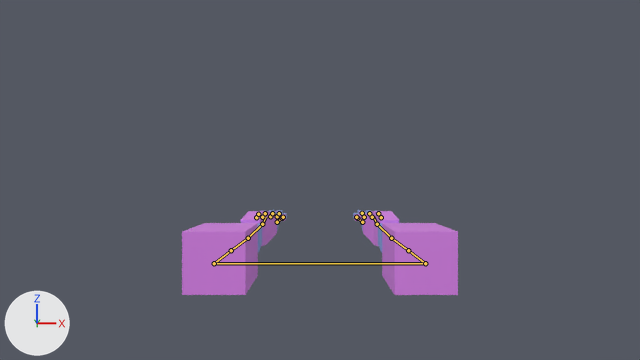
The Blender file assets/raw/arms.blend: old version first, new version second.
Both versions are drawn from the file's camera 'Camera'. The axes (+X, +Y, +Z) are drawn at lower left. The lights are the same throughout. The bones that bend it are drawn over the model as lines.
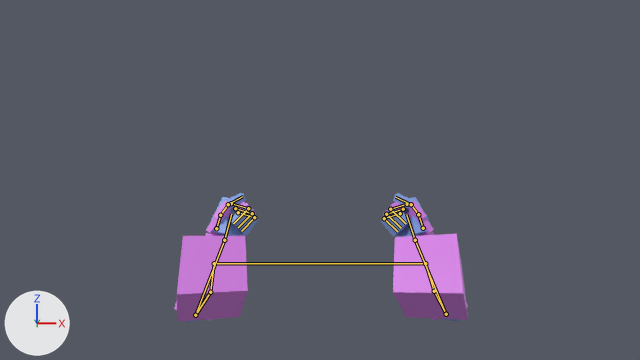
The newer file adds an action. The first version stands in its rest pose; the second is drawn at frame 20 of the action 'FistsUp'.

Location of each change, (x1, y1, x2, y2) in pixels of the pictures (640 x 360 px):
'Cube', posed (6% wider, 52% taller)
    before: (182, 210, 458, 295)
    after: (174, 193, 468, 323)
bone 'shoulder_r', root to tip
    before: (425, 263) to (408, 250)
    after: (425, 263) to (434, 291)
bone 'upper_r', root to tip
    before: (408, 250) to (391, 238)
    after: (434, 291) to (446, 314)
bone 'lower_r', root to tip
    before: (391, 238) to (377, 224)
    after: (446, 314) to (415, 240)
bone 'palm_r', root to tip
    before: (377, 224) to (373, 217)
    after: (415, 240) to (406, 214)
bone 'finger_c_1_r', root to tip
    before: (381, 217) to (378, 213)
    after: (400, 213) to (384, 218)
bone 'finger_c_2_r', root to tip
    before: (378, 213) to (376, 214)
    after: (384, 218) to (397, 231)
bone 'finger_b_1_r', root to tip
    before: (372, 217) to (369, 213)
    after: (403, 209) to (386, 214)
bone 'finger_b_2_r', root to tip
    before: (369, 213) to (367, 213)
    after: (386, 214) to (401, 228)
bone 'finger_a_1_r', root to tip
    before: (364, 217) to (362, 213)
    after: (407, 204) to (390, 209)
bone 'finger_a_2_r', root to tip
    before: (362, 213) to (360, 213)
    after: (390, 209) to (405, 223)
bone 'thumb_1_r', root to tip
    before: (362, 222) to (357, 218)
    after: (423, 228) to (418, 214)
bone 'thumb_2_r', root to tip
    before: (357, 218) to (356, 217)
    after: (418, 214) to (411, 204)
bone 'thumb_3_r', root to tip
    before: (356, 217) to (355, 216)
    after: (411, 204) to (395, 197)
bone 'shoulder_l', root to tip
    before: (214, 263) to (231, 250)
    after: (214, 263) to (210, 292)
bone 'upper_l', root to tip
    before: (231, 250) to (248, 238)
    after: (210, 292) to (195, 315)
bone 'lower_l', root to tip
    before: (248, 238) to (262, 224)
    after: (195, 315) to (224, 240)
bone 'palm_l', root to tip
    before: (262, 224) to (266, 217)
    after: (224, 240) to (231, 214)
bone 'finger_c_1_l', root to tip
    before: (262, 217) to (265, 213)
    after: (238, 212) to (254, 217)
bone 'finger_c_2_l', root to tip
    before: (265, 213) to (267, 214)
    after: (254, 217) to (241, 231)
bone 'finger_b_1_l', root to tip
    before: (270, 216) to (272, 213)
    after: (235, 208) to (252, 213)
bone 'finger_b_2_l', root to tip
    before: (272, 213) to (274, 213)
    after: (252, 213) to (238, 227)
bone 'finger_a_1_l', root to tip
    before: (277, 216) to (279, 213)
    after: (231, 203) to (248, 208)
bone 'finger_a_2_l', root to tip
    before: (279, 213) to (280, 213)
    after: (248, 208) to (233, 223)
bone 'thumb_1_l', root to tip
    before: (277, 222) to (282, 218)
    after: (216, 228) to (220, 215)
bone 'thumb_2_l', root to tip
    before: (282, 218) to (283, 217)
    after: (220, 215) to (228, 204)
bone 'thumb_3_l', root to tip
    before: (283, 217) to (284, 216)
    after: (228, 204) to (242, 196)

What the commit changed:
Bone 'shoulder_r' (bone_shoulder_r) turns from (0, 0, 0) to (-42, -7, -23) degrees about its own x, y and z.
Bone 'upper_r' (bone_upper_r) turns from (0, 0, 0) to (10, 5, 1) degrees about its own x, y and z.
Bone 'lower_r' (bone_lower_r) turns from (0, 0, 0) to (78, -29, 69) degrees about its own x, y and z.
Bone 'palm_r' (bone_palm_r) turns from (0, 0, 0) to (-25, 59, -42) degrees about its own x, y and z.
Bone 'finger_c_1_r' (bone_finger_c_1_r) moves from (0.0, 0.0, 0.0) to (0.0, 0.044, 0.026).
Bone 'finger_c_1_r' (bone_finger_c_1_r) turns from (0, 0, 0) to (-104, 0, 0) degrees about its own x, y and z.
Bone 'finger_c_2_r' (bone_finger_c_2_r) moves from (0.0, 0.0, 0.0) to (0.0, 0.033, 0.041).
Bone 'finger_c_2_r' (bone_finger_c_2_r) turns from (0, 0, 0) to (-95, 0, 0) degrees about its own x, y and z.
Bone 'finger_b_1_r' (bone_finger_b_1_r) moves from (0.0, 0.0, 0.0) to (0.0, -0.017, -0.01).
Bone 'finger_b_1_r' (bone_finger_b_1_r) turns from (0, 0, 0) to (-104, 0, 0) degrees about its own x, y and z.
Bone 'finger_b_2_r' (bone_finger_b_2_r) moves from (0.0, 0.0, 0.0) to (0.0, -0.012, -0.014).
Bone 'finger_b_2_r' (bone_finger_b_2_r) turns from (0, 0, 0) to (-95, 0, 0) degrees about its own x, y and z.
Bone 'finger_a_1_r' (bone_finger_a_1_r) moves from (0.0, 0.0, 0.0) to (0.0, -0.027, -0.016).
Bone 'finger_a_1_r' (bone_finger_a_1_r) turns from (0, 0, 0) to (-104, 0, 0) degrees about its own x, y and z.
Bone 'finger_a_2_r' (bone_finger_a_2_r) moves from (0.0, 0.0, 0.0) to (0.0, -0.02, -0.024).
Bone 'finger_a_2_r' (bone_finger_a_2_r) turns from (0, 0, 0) to (-95, 0, 0) degrees about its own x, y and z.
Bone 'thumb_1_r' (bone_thumb_1_r) turns from (0, 0, 0) to (-19, 7, -7) degrees about its own x, y and z.
Bone 'thumb_2_r' (bone_thumb_2_r) turns from (0, 0, 0) to (5, -5, 7) degrees about its own x, y and z.
Bone 'thumb_3_r' (bone_thumb_3_r) turns from (0, 0, 0) to (-15, 16, -25) degrees about its own x, y and z.
Bone 'shoulder_l' (bone_shoulder_l) turns from (0, 0, 0) to (-44, 3, 20) degrees about its own x, y and z.
Bone 'upper_l' (bone_upper_l) turns from (0, 0, 0) to (12, -8, 4) degrees about its own x, y and z.
Bone 'lower_l' (bone_lower_l) turns from (0, 0, 0) to (78, 29, -68) degrees about its own x, y and z.
Bone 'palm_l' (bone_palm_l) turns from (0, 0, 0) to (-25, -59, 42) degrees about its own x, y and z.
Bone 'finger_c_1_l' (bone_finger_c_1_l) moves from (0.0, 0.0, 0.0) to (0.0, 0.044, 0.026).
Bone 'finger_c_1_l' (bone_finger_c_1_l) turns from (0, 0, 0) to (-104, 0, 0) degrees about its own x, y and z.
Bone 'finger_c_2_l' (bone_finger_c_2_l) turns from (0, 0, 0) to (-95, 0, 0) degrees about its own x, y and z.
Bone 'finger_b_1_l' (bone_finger_b_1_l) moves from (0.0, 0.0, 0.0) to (0.0, -0.017, -0.01).
Bone 'finger_b_1_l' (bone_finger_b_1_l) turns from (0, 0, 0) to (-104, 0, 0) degrees about its own x, y and z.
Bone 'finger_b_2_l' (bone_finger_b_2_l) turns from (0, 0, 0) to (-95, 0, 0) degrees about its own x, y and z.
Bone 'finger_a_1_l' (bone_finger_a_1_l) moves from (0.0, 0.0, 0.0) to (0.0, -0.027, -0.016).
Bone 'finger_a_1_l' (bone_finger_a_1_l) turns from (0, 0, 0) to (-104, 0, 0) degrees about its own x, y and z.
Bone 'finger_a_2_l' (bone_finger_a_2_l) turns from (0, 0, 0) to (-95, 0, 0) degrees about its own x, y and z.
Bone 'thumb_1_l' (bone_thumb_1_l) turns from (0, 0, 0) to (-19, -7, 7) degrees about its own x, y and z.
Bone 'thumb_2_l' (bone_thumb_2_l) turns from (0, 0, 0) to (5, 5, -7) degrees about its own x, y and z.
Bone 'thumb_3_l' (bone_thumb_3_l) turns from (0, 0, 0) to (-15, -16, 25) degrees about its own x, y and z.
